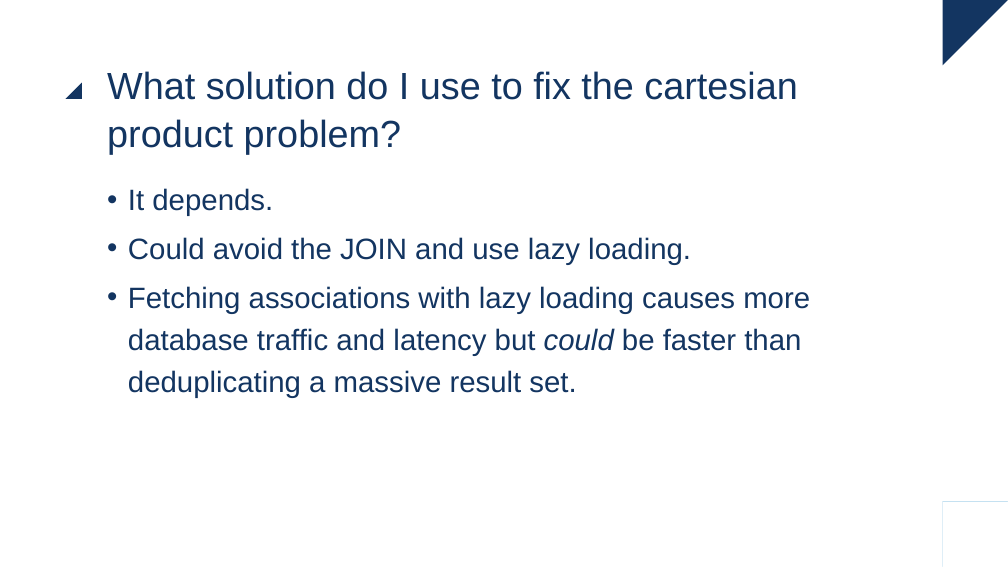
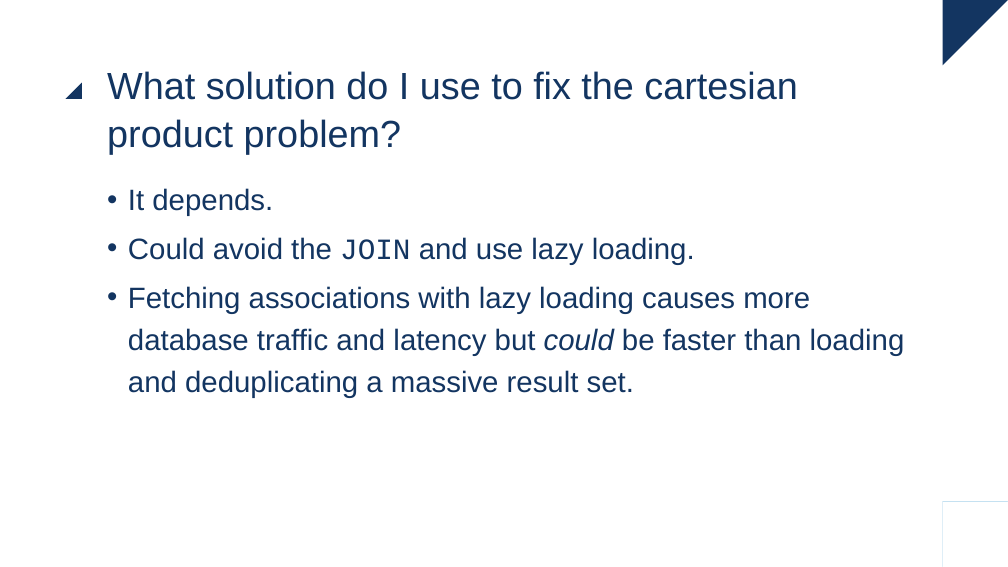
Before and after one commit to raoulvdberge/jpa-with-hibernate, a slide deck: slide 41 of slides.pptx. Drawn at 1008x567 pixels with LibreOffice and Linux fonts; fonts in the diff are those of the drawing. Boxes give left, top, right and bottom in pixels: in the first picture for what was removed or moved away, otherwise in the second. Text is boxed around its words. In the diff, an @@ line names an element or a change of style, - is before the commit and + after.

Commit message:
Add tags to demonstrate MultipleBagFetchException. Fixes #3

```diff
--- a/slides.pptx
+++ b/slides.pptx
@@ text at bbox=[128, 237, 695, 265]: font Arial to Courier New in "JOIN" @@
@@ text at bbox=[128, 286, 905, 398]: text changed @@
-• Fetching associations with lazy loading causes more database traffic and latency but could be faster than deduplicating a massive result set.
+• Fetching associations with lazy loading causes more database traffic and latency but could be faster than loading and deduplicating a massive result set.
```
Also in this commit, not shown: 1 other slide changed, 2 slides added, 6 other files.
